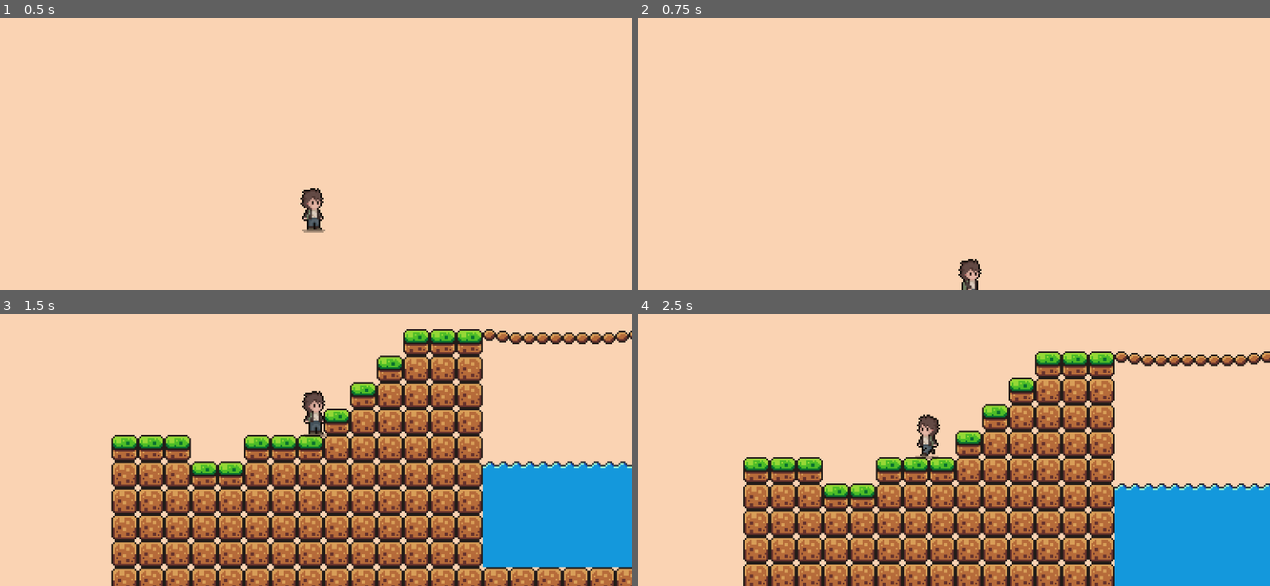
Above: before the commit, frames 1-4 (two rows, left to right).
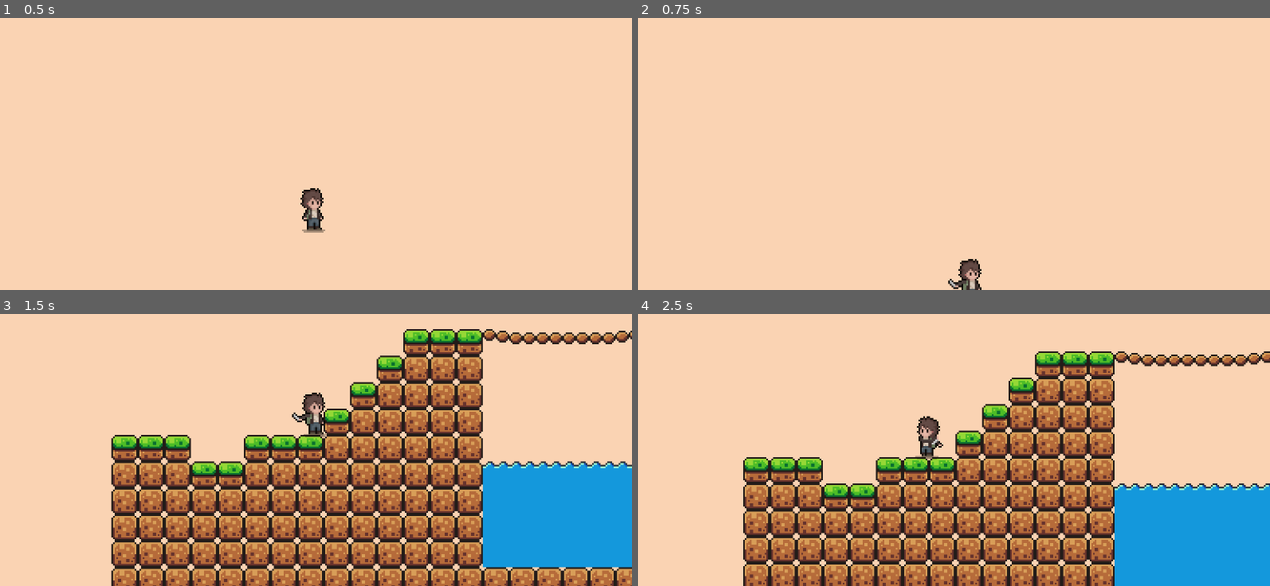
Above: after the commit, the same moments.

Repository: Tylefnx/super-autistic-bario
Game: Godot game, scene res://scenes/levels/stage_1.tscn
Two runs of this game, one before a commit and one after it. Both use one fixed random seed, a clock stepped at 60 frames per second and the inputs below.
Inputs:
- Up to frame 1 (0.5 s): no input
- Up to frame 2 (0.75 s): hold Right (ui_right) from 0.53 s (still down); tap Space (attack, bound only after the commit) at 0.6 s
- Up to frame 3 (1.5 s): keep holding Right (ui_right); tap Up (ui_up) at 0.77 s; tap Space (attack, bound only after the commit) at 1.35 s
- Up to frame 4 (2.5 s): tap Up (ui_up) at 1.52 s; release Right (ui_right) at 2.03 s; hold Left (ui_left) from 2.03 s (still down); tap Space (attack, bound only after the commit) at 2.1 s

Frame 1 is identical in both runs. In frame 2, less than 0.1% of the frame differs, in the area x 49-55%, y 95-100%; in frame 3, 0.2%; in frame 4, 0.3%, in the area x 44-49%, y 36-53%.

Commit message:
Godot junk

Diff:
--- a/project.godot
+++ b/project.godot
@@ -15,6 +15,14 @@
 config/features=PackedStringArray("4.2", "Forward Plus")
 config/icon="res://icon.svg"
 
+[input]
+
+attack={
+"deadzone": 0.5,
+"events": [Object(InputEventKey,"resource_local_to_scene":false,"resource_name":"","device":0,"window_id":0,"alt_pressed":false,"shift_pressed":false,"ctrl_pressed":false,"meta_pressed":false,"pressed":false,"keycode":0,"physical_keycode":32,"key_label":0,"unicode":0,"echo":false,"script":null)
+]
+}
+
 [rendering]
 
 textures/canvas_textures/default_texture_filter=0
